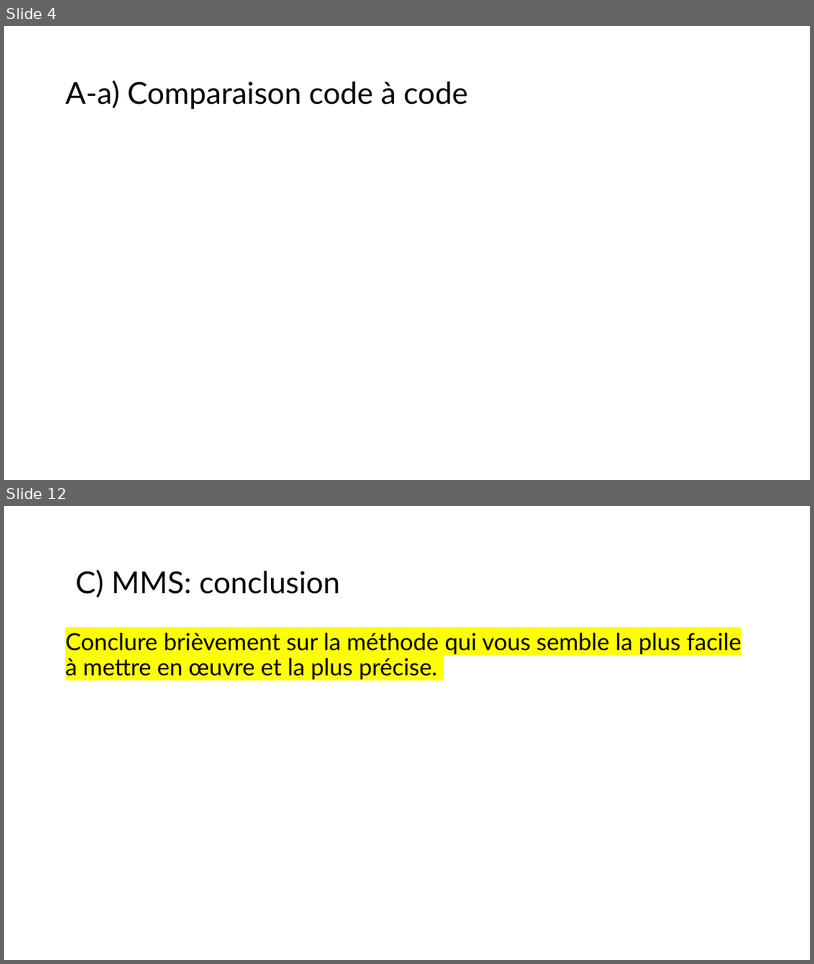
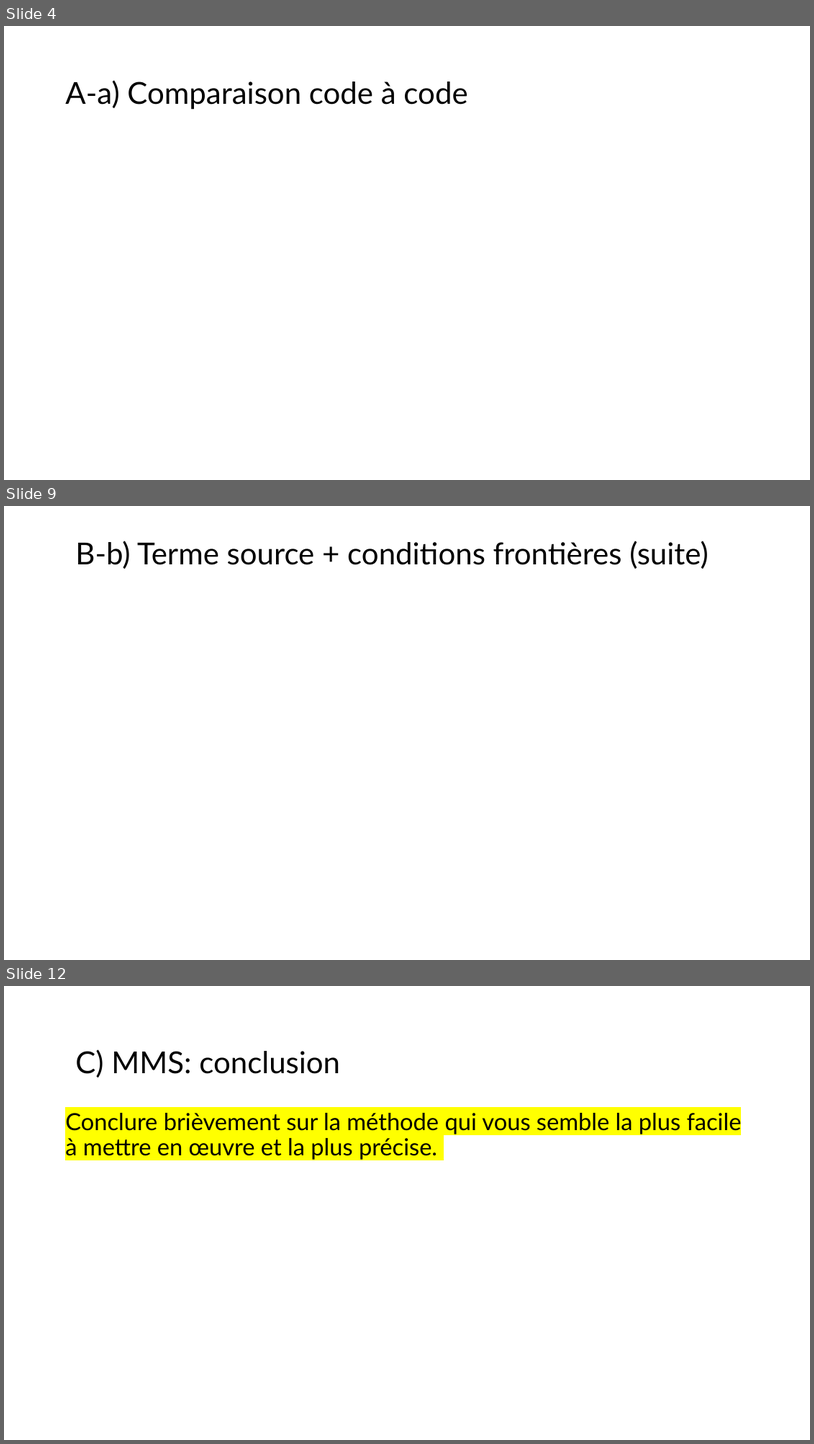
Before and after one commit to mehdibendaya/MEC8211DEV2, a slide deck: Devoir_2.pptx. Shown one above the other, each under a label of ours: slides 4 and 12 before the commit, slides 4, 9 and 12 after it; the slides between them are not shown. The pictures are 814x964 and 814x1444 pixels, drawn with LibreOffice and Linux fonts; fonts in the diff are those of the drawing; grey boxes stand for pictures. Boxes give left, top, right and bottom in pixels: in the first picture for what was removed or moved away, otherwise in the second. Text is boxed around its words. In the diff, an @@ line names an element or a change of style, - is before the commit and + after.

```diff
--- a/Devoir_2.pptx
+++ b/Devoir_2.pptx
@@ slide 9 added at (4,506,810,960), background #FFFFFF @@
@@ text added at (75,541,708,569), 36 pt, text #000000 @@
+B-b) Terme source + conditions frontières (suite)
```
Also in this commit, not shown: 3 slides changed, 1 other slide added, 2 slides removed, 3 other files.
